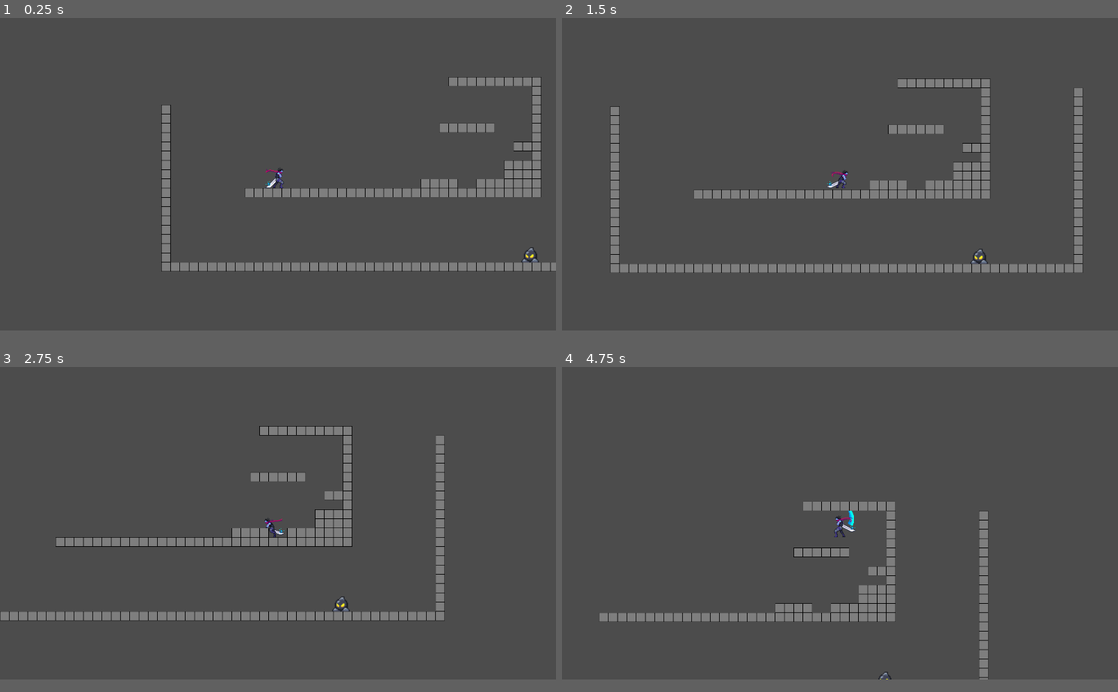
Above: before the commit, frames 1-4 (two rows, left to right).
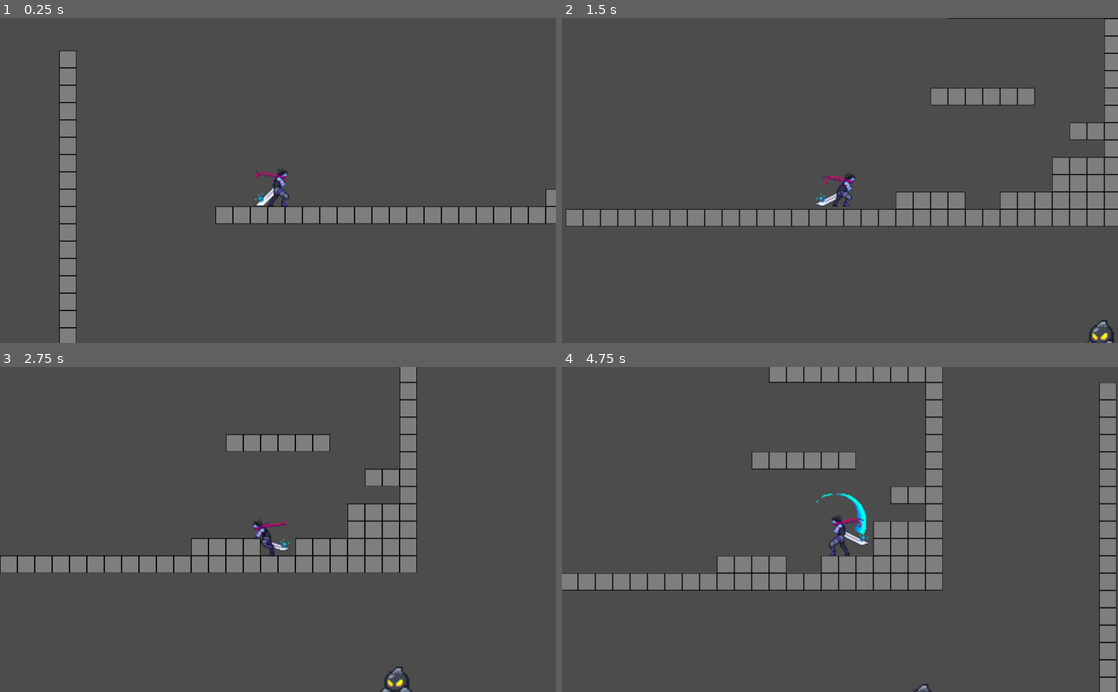
Above: after the commit, the same moments.

Repository: Desponark/The-Override
Game: Godot game, scene res://Game.tscn
Same seed, same stepped clock (60 frames per second), same inputs: the game is played once before the commit and once after it.
Inputs:
- Up to frame 1 (0.25 s): no input
- Up to frame 2 (1.5 s): tap Enter at 0.5 s; hold Right (ui_right) from 0.53 s (still down); tap Space (jump) at 0.6, 0.77, 1.07 s; tap F (attack) at 1.35 s
- Up to frame 3 (2.75 s): tap Space (jump) at 1.52, 1.55, 1.82, 2.1 s; release Right (ui_right) at 2.03 s; hold Left (ui_left) from 2.03 s (still down)
- Up to frame 4 (4.75 s): release Left (ui_left) at 2.78 s; hold Right (ui_right) 2.78-4.28 s; tap F (attack) at 2.85, 4.35 s; tap Space (jump) at 3.02, 3.05, 3.32, 3.6, 3.77, 4.07, 4.52, 4.55 s; hold Left (ui_left) from 4.28 s (still down)
In our replay, the window is 800x450 before the commit and 800x468 after it. These sizes can differ from the game's own. Grey fills any space a smaller window leaves; there, only what the larger window draws over its background counts as a difference.

The runs differ from the first frame. In frame 1, 12% of the frame differs, in the area x 10-100%, y 10-100%; in frame 2, 16%; in frame 3, 15%; in frame 4, 17%, in the area x 0-100%, y 0-100%.

Commit message:
- changed motion states - added experimental tween movement (commented out) - changed how hit and hurtboxes work

Diff:
--- a/Prototype2/assets/customNodes/HitBox.gd
+++ b/Prototype2/assets/customNodes/HitBox.gd
@@ -1,4 +1,11 @@
 class_name HitBox
 extends Area2D
 
+# possible change => get the damage var from the hitBox owner
 export var damage = 10
+
+func damageHitTarget(area):
+	if area.owner.has_method("takeDamage"):
+		area.owner.takeDamage(damage)
+	if area.owner.has_method("knockBack"):
+		area.owner.knockBack(global_position)
--- a/Prototype2/assets/customNodes/HurtBox.gd
+++ b/Prototype2/assets/customNodes/HurtBox.gd
@@ -4,14 +4,6 @@
 func _ready():
 	connect("area_entered", self, "_on_area_entered")
 
-func _on_area_entered(hitBox: HitBox):
-	# Lars: call function on hitbox and give it owner so we can call take dmg there
-
-	# return if area is not a hitbox
-	if hitBox == null:
-		return
-
-	if owner.has_method("takeDamage"):
-		owner.takeDamage(hitBox.damage)
-	if owner.has_method("knockBack"):
-		owner.knockBack(hitBox.global_position)
+func _on_area_entered(area):
+	if area.has_method("damageHitTarget"):
+		area.damageHitTarget(self)
--- a/Prototype2/assets/enemies/Enemy.gd
+++ b/Prototype2/assets/enemies/Enemy.gd
@@ -1,5 +1,4 @@
 extends KinematicBody2D
-#extends RigidBody2D
 
 const upDiretion = Vector2.UP
 
@@ -23,7 +22,6 @@
 	$HitParticles.rotation = get_angle_to(sourcePosition) + PI
 	knockBackForce = - global_position.direction_to(sourcePosition) * 300
 #	velocity = knockBackForce
-
 	print(knockBackForce)
 
 func _physics_process(delta):
@@ -33,7 +31,4 @@
 
 	# apply gravity
 	velocity.y += gravity * delta
-#	velocity.x += -moveSpeed * delta
-#	clamp(velocity.x, 0.0, moveSpeed)
-#	velocity.x = lerp(velocity.x, horizontalDirection * moveSpeed, acceleration)
 	move_and_slide(velocity, upDiretion)
--- a/Prototype2/assets/player/Player.gd
+++ b/Prototype2/assets/player/Player.gd
@@ -17,13 +17,8 @@
 export var maxHealth = 100
 var health = 100
 
-# Lars: use enum
-var isFalling = false
-var isJumping = false
-var isDoubleJumping = false
-var isJumpCancelled = false
-var isIdling = false
-var isRunning = false
+enum MOTIONSTATE {falling, jumping, doubleJumping, jumpCancelled, idling, running, ascending}
+var motionState = MOTIONSTATE.idling
 
 func _ready():
 	health = maxHealth
@@ -38,12 +33,8 @@
 
 	velocity = calculateMoveVelocity(horizontalDirection, delta)
 
-	isFalling = velocity.y > 0.0 and not is_on_floor()
-	isJumping = Input.is_action_just_pressed("jump") and is_on_floor()
-	isDoubleJumping = Input.is_action_just_pressed("jump") and isFalling
-	isJumpCancelled = Input.is_action_just_released("jump") and velocity.y < minJumpHeight
-	isIdling = is_on_floor() and (velocity.x < 1 and velocity.x > -1) #is_zero_approx(velocity.x)
-	isRunning = is_on_floor() and not (velocity.x < 1 and velocity.x > -1) #not is_zero_approx(velocity.x)
+	motionState = getPlayerMotionState()
+#	print(MOTIONSTATE.keys()[motionState])
 
 	handleJumping()
 
@@ -53,34 +44,51 @@
 
 	switchSpriteDirection(horizontalDirection)
 
+func getPlayerMotionState():
+	if Input.is_action_just_released("jump") and velocity.y < minJumpHeight:
+		return MOTIONSTATE.jumpCancelled
+	elif Input.is_action_just_pressed("jump") and motionState == MOTIONSTATE.falling:
+		return MOTIONSTATE.doubleJumping
+	elif Input.is_action_just_pressed("jump") and is_on_floor():
+		return MOTIONSTATE.jumping
+	elif velocity.y > 0.0 and not is_on_floor():
+		return MOTIONSTATE.falling
+	elif velocity.y < 0.0 and not is_on_floor():
+		return MOTIONSTATE.ascending
+	elif is_on_floor() and not (velocity.x < 1 and velocity.x > -1): #not is_zero_approx(velocity.x)
+		return MOTIONSTATE.running
+	elif is_on_floor() and (velocity.x < 1 and velocity.x > -1): #is_zero_approx(velocity.x)
+		return MOTIONSTATE.idling
+
 func handleJumping():
-	if isJumping:
-		jumpsMade += 1
-		velocity.y = maxJumpHeight
-	elif isDoubleJumping:
-		jumpsMade += 1
-		if jumpsMade <= maximumJumps:
-			velocity.y = doubleJumpHeight
-	elif isJumpCancelled:
-		velocity.y = minJumpHeight
-	elif isIdling or isRunning:
-		jumpsMade = 0
+	match motionState:
+		MOTIONSTATE.jumping:
+			jumpsMade += 1
+			velocity.y = maxJumpHeight
+		MOTIONSTATE.doubleJumping:
+			jumpsMade += 1
+			if jumpsMade <= maximumJumps:
+				velocity.y = doubleJumpHeight
+		MOTIONSTATE.jumpCancelled:
+			velocity.y = minJumpHeight
+		MOTIONSTATE.idling, MOTIONSTATE.running:
+			jumpsMade = 0
 
 func playAnimations():
 	# if attack animation plays dont play any other animation
 	if $AnimationPlayer.current_animation == "attack":
 		return
-
-	if isJumping or isDoubleJumping:
-#		$AnimationPlayer.play("jump")
-		pass
-	elif isRunning:
-		$AnimationPlayer.play("run")
-	elif isFalling:
-#		$AnimationPlayer.play("fall")
-		pass
-	elif isIdling:
-		$AnimationPlayer.play("idle")
+	match motionState:
+		MOTIONSTATE.jumping, MOTIONSTATE.doubleJumping:
+#			$AnimationPlayer.play("jump")
+			pass
+		MOTIONSTATE.running:
+			$AnimationPlayer.play("run")
+		MOTIONSTATE.falling:
+#			$AnimationPlayer.play("fall")
+			pass
+		MOTIONSTATE.idling:
+			$AnimationPlayer.play("idle")
 
 func calculateMoveVelocity(horizontalDirection, delta):
 	if horizontalDirection != 0:
@@ -89,6 +97,7 @@
 
 		# Lars: use tween instead of lerp
 		# experimental tween approach
+		# problem: using this approach works but spams an unknown error
 #		var tween = create_tween()
 #		velocity.x = tween.interpolate_value(velocity.x, (horizontalDirection * maxSpeed) - velocity.x, 0.1, 1.0, Tween.TRANS_LINEAR, Tween.EASE_IN)
 	else:
--- a/Prototype2/project.godot
+++ b/Prototype2/project.godot
@@ -36,8 +36,6 @@
 
 [display]
 
-window/size/width=1920
-window/size/height=1080
 window/stretch/mode="viewport"
 window/stretch/aspect="keep"
 
